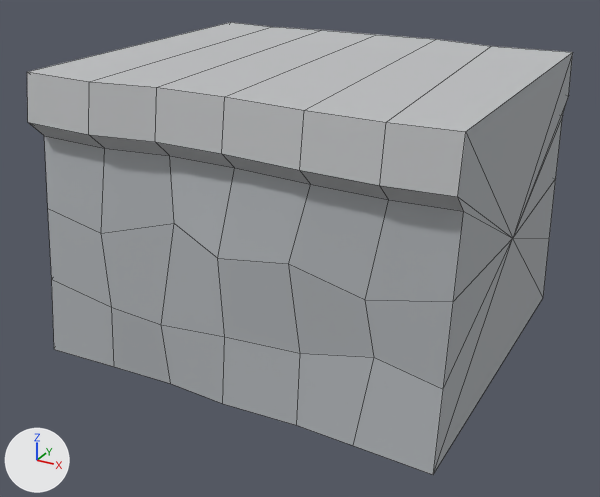
The FBX model Assets/Art/Walls/돌담_두꺼움.fbx as it was, and as the next commit left it.
One viewpoint serves both versions: a 50 mm camera at (7.27, -13.79, 8.53) aimed at (-0.06, -0.47, 1.87). Arrows for +X, +Y and +Z are at lower left; the lights stay in place. The older version comes first. Mesh edges are drawn as thin lines. Where no turn or scale is listed for an object, it has been applied to the vertices.

Before the edit, the objects in view are built like this:
```python
me_돌담_두꺼움 = bpy.data.meshes.new('돌담_두꺼움')
me_돌담_두꺼움.from_pydata(...)  # 86 vertices, 90 faces; spans x -4.0..4.0, y -3.5..3.5, z 0.0..5.5
# faces by material slot: [60, 30]
me_돌담_두꺼움.materials.append(mat_바위)  # grey #adb1b5
me_돌담_두꺼움.materials.append(mat_갓돌)  # light grey #bfc0c2
ob_돌담_두꺼움 = bpy.data.objects.new('돌담_두꺼움', me_돌담_두꺼움)
ob_돌담_두꺼움.location = (0.0, 0.0, 0.0)
```
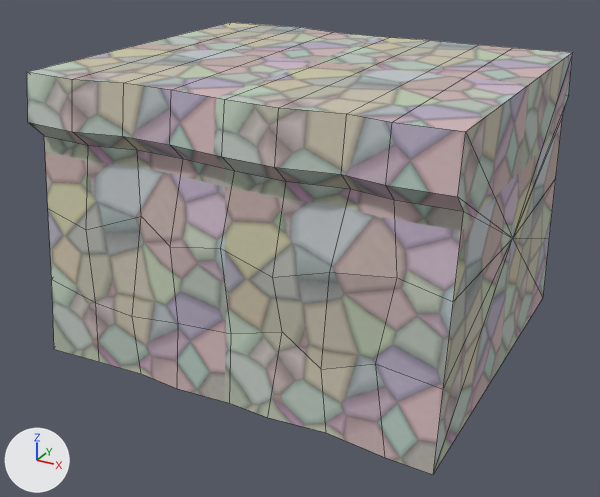
Location of each change, (x1, y1, x2, y2) in pixels of the pictures (600 x 497 px):
part 1 of me_돌담_두꺼움, reshaped: before (155, 30, 435, 425); after (123, 27, 478, 433)
part 2 of me_돌담_두꺼움, recoloured: (45, 52, 573, 475) in both
part 3 of me_돌담_두꺼움, recoloured: (27, 22, 572, 211) in both

The edits, one by one:
Picture '돌_막돌.png' (img_돌_막돌_png) is new.
Material '돌_막돌' (mat_돌_막돌) is new.
Its texture is img_돌_막돌_png.
Its roughness is 0.9.
me_돌담_두꺼움 is used by ob_돌담_두꺼움; location (0.0, 0.0, 0.0).
me_돌담_두꺼움 had 86 vertices, 90 faces and spanned x -4.0..4.0, y -3.5..3.5, z 0.0..5.5.
me_돌담_두꺼움 now has 110 vertices, 112 faces and spans x -4.0..4.0, y -3.5..3.5, z 0.0..5.5.
Part 1, on me_돌담_두꺼움:
12 vertices are removed from x -0.23..0.2, y -3.46..3.45, z 0.0..5.5.
22 faces are deleted.
3 vertices in x -2.49, y -3.48..-3.13, z 4.29..5.5 move by (-0.38, 0.0, 0.0).
3 vertices in x -1.24, y -3.28..-2.93, z 4.29..5.5 move by (-0.69, 0.0, 0.0).
3 vertices in x 1.56, y -3.42..-3.07, z 4.29..5.5 move by (0.63, 0.11, 0.0).
3 vertices in x 2.89, y -3.48..-3.13, z 4.29..5.5 move by (0.06, 0.05, 0.0).
3 vertices in x -2.77, y 2.92..3.27, z 4.29..5.5 move by (-0.4, 0.18, 0.0).
3 vertices in x 2.4, y 2.93..3.28, z 4.29..5.5 move by (0.44, 0.03, 0.0).
30 vertices move from x -2.62..2.77, y -3.43..3.5, z 0.0..5.5 to x -3.12..3.17, y -3.47..3.5, z 0.0..5.5.
36 vertices are added at x -1.2..1.17, y -3.48..3.48, z 0.0..5.5.
44 new faces join them.
me_돌담_두꺼움 part 2: 48 faces spanning x -4.0..4.0, y -3.5..3.5, z 0.0..5.5 switch from mat_바위 (grey #adb1b5) to mat_돌_막돌 (picture img_돌_막돌_png).
me_돌담_두꺼움 part 3: 20 faces spanning x -4.0..4.0, y -3.48..3.5, z 4.29..5.5 switch from mat_갓돌 (light grey #bfc0c2) to mat_돌_막돌 (picture img_돌_막돌_png).
